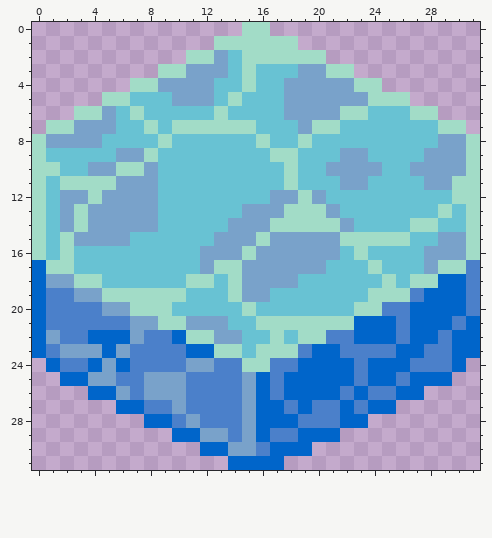
Two states of a pixel-art file, Assets/Sprites/Water.aseprite. The picture above was drawn from the file before the commit.
32x32 pixels, 1 frame.
And afterwards:
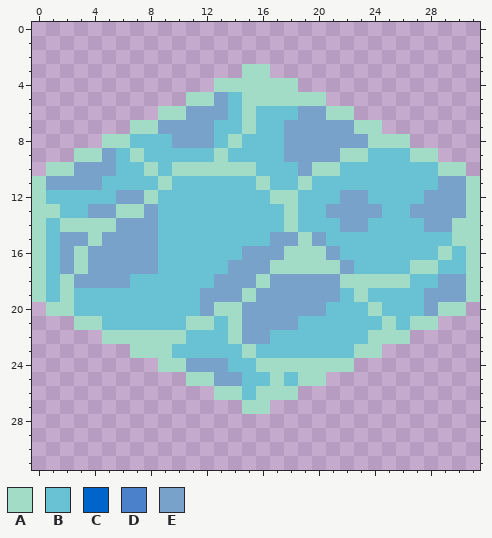
Palette (. is transparent): A #a2dcc7  B #68c2d3  C #0065ca  D #4b80ca  E #79a2ca
Changes in this commit:
Changed rows in their new state; - is an unchanged pixel.
first column x 0:
 0 ---------------..---------------
 1 -------------......-------------
 2 -----------..........-----------
 3 ---------......-A......---------
 4 -------......AA-AAA......-------
 5 -----......AAEBAAAAAA......-----
 6 ---......AAEEE-A--B--A-......---
 7 -......A-EEEEBB---E-EEEAA......-
 8 .....AA--BEEE-A-B-EEEEEEAAA.....
 9 ...AAEBAB----A---BEEEEAA---AA...
10 .-AE--BBA-AAAAAA--BEAABBB--BBAA.
11 -EEEEBBBBA------A-BA--BB----B-E-
12 --BBBB--A--------AABB-EE----EEE-
13 -ABB--AA-------BBB-BB-EEE--EEEE-
14 --A-AA--------BBBB-BBB-E---BEEA-
15 --E-A--EE----BBBB--A-BBBBBB--BA-
16 --EAEEEEE---BBBE--AAA--B----BAB-
17 ABEAEEEEE---BBE--AAAAAE-B--AABBA
18 ABAEEEE----BBEE-A--EEEAAA-ABBEEA
19 ABABBBBBBBB-EEEA-EEEEE-ABBBBEEEA
20 .AABBBBBBB--EAAEEEEEE--B-BBBEAA.
21 ...AABBBBBBAABAEEEEBBBBBBABAA...
22 .....AAAAAABBBAEEB-BBBBBAAA.....
23 .......AAABBBBBABBBBBBBAA.......
24 -........AA--EBB-AAAAAA........-
25 --.........AAEEBBABAA.........--
26 ----.........AABAAA.........----
27 ------.........AA.........------
28 --------................--------
29 ----------............----------
30 ------------........------------
31 --------------....--------------
Changed places in both pictures, as pixel boxes (x1, y1, x2, y2):
changed: (32, 22, 480, 470)
